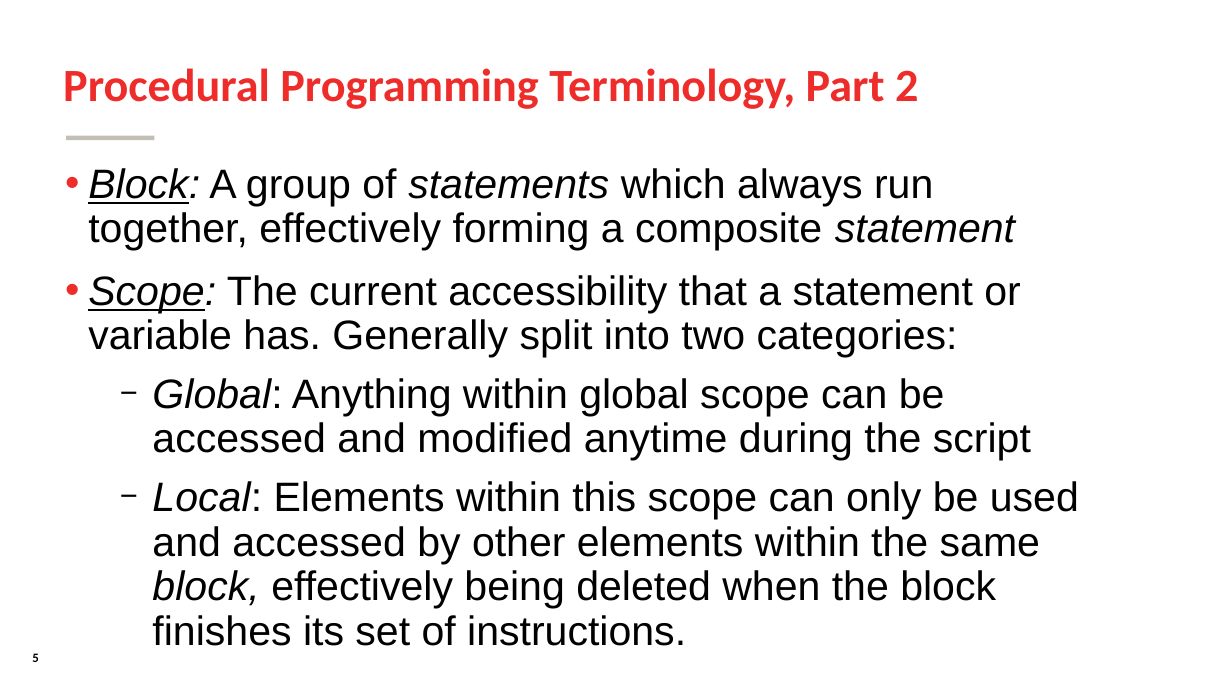
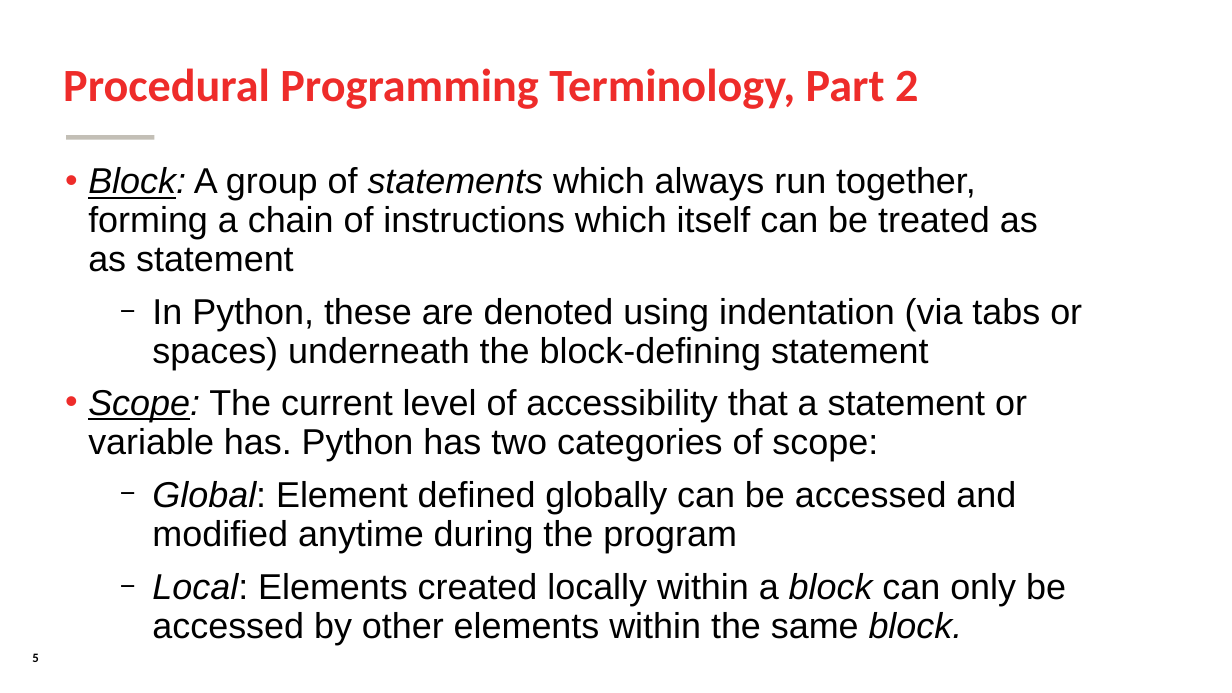
Before and after one commit to SomeoneInParticular/MDPR613_CourseMaterial, a slide deck: slide 5 of PythonCrashCourse/Unit1_ProceduralPython/Unit1_ProceduralPython.odp. Drawn at 1232x693 pixels with LibreOffice and Linux fonts; fonts in the diff are those of the drawing; background and template pictures are left out. Boxes give left, top, right and bottom in pixels: in the first picture for what was removed or moved away, otherwise in the second. Text is boxed around its words. In the diff, an @@ line names an element or a change of style, - is before the commit and + after.

```diff
--- a/PythonCrashCourse/Unit1_ProceduralPython/Unit1_ProceduralPython.odp
+++ b/PythonCrashCourse/Unit1_ProceduralPython/Unit1_ProceduralPython.odp
@@ text at bbox=[88, 167, 1082, 606]: text changed; size 32 to 28 pt @@
-• Block: A group of statements which always run together, effectively forming a composite statement
-• Scope: The current accessibility that a statement or variable has. Generally split into two categories:
-  − Global: Anything within global scope can be accessed and modified anytime during the script
-  − Local: Elements within this scope can only be used and accessed by other elements within the same block, effectively being deleted when the block finishes its set of instructions.
+• Block: A group of statements which always run together, forming a chain of instructions which itself can be treated as as statement
+  − In Python, these are denoted using indentation (via tabs or spaces) underneath the block-defining statement
+• Scope: The current level of accessibility that a statement or variable has. Python has two categories of scope:
+  − Global: Element defined globally can be accessed and modified anytime during the program
+  − Local: Elements created locally within a block can only be accessed by other elements within the same block.
```
Also in this commit, not shown: 19 other slides changed, 1 slide added, 1 other file.
